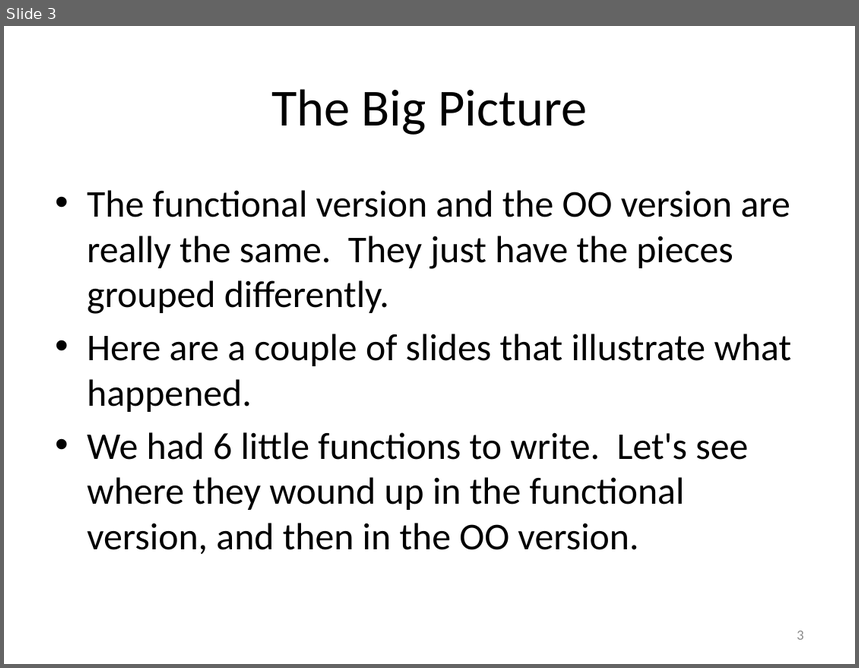
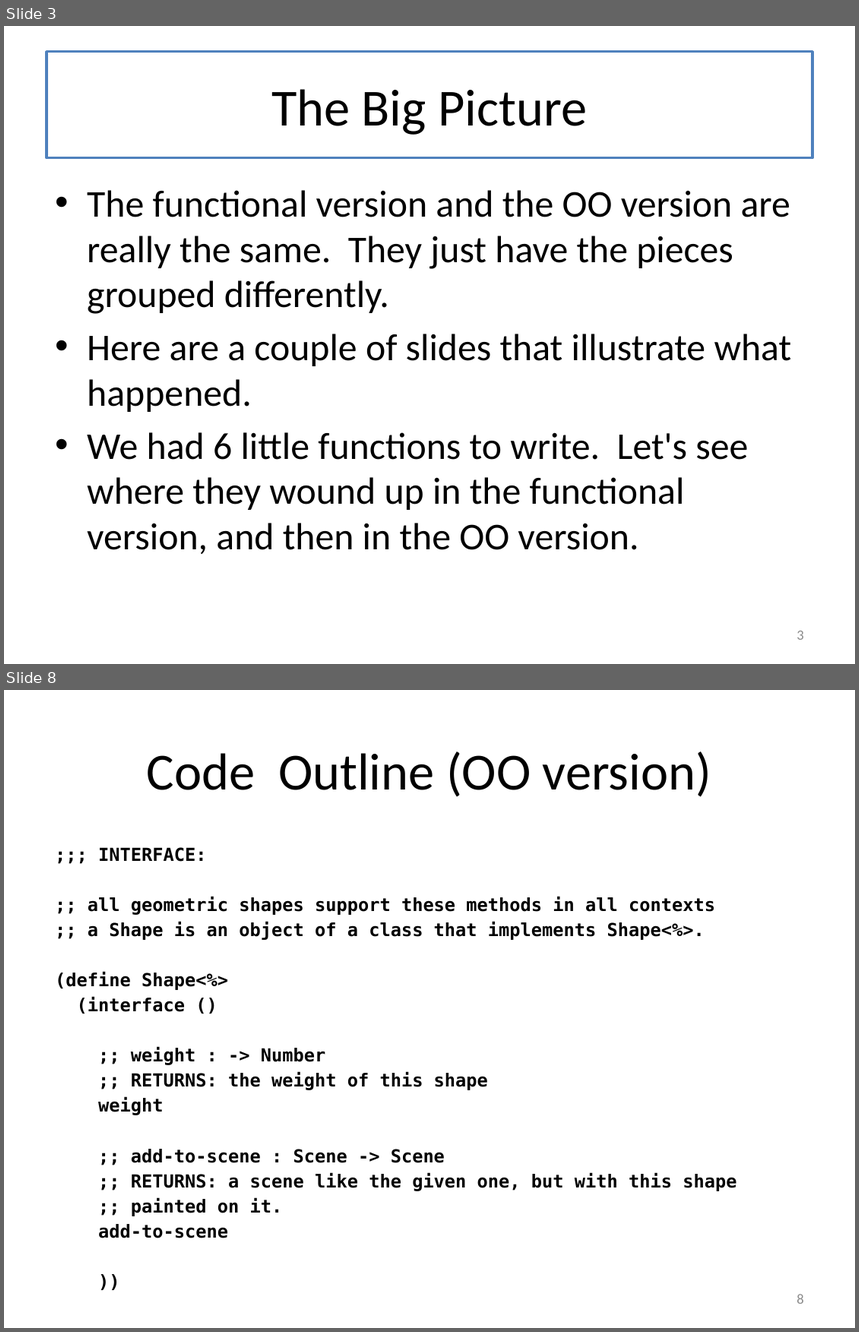
Before and after one commit to mwand/cs5010f16, a slide deck: Slides/Lesson 9.3 Functions vs Classes.pptx. Shown one above the other, each under a label of ours: slide 3 before the commit, slides 3 and 8 after it; the slides between them are not shown. The pictures are 859x668 and 859x1332 pixels, drawn with LibreOffice and Linux fonts; fonts in the diff are those of the drawing. Boxes give left, top, right and bottom in pixels: in the first picture for what was removed or moved away, otherwise in the second. Text is boxed around its words. In the diff, an @@ line names an element or a change of style, - is before the commit and + after.

```diff
--- a/Slides/Lesson 9.3 Functions vs Classes.pptx
+++ b/Slides/Lesson 9.3 Functions vs Classes.pptx
@@ slide 8 added at [4,690,855,1328], background #FFFFFF @@
@@ title added at [47,716,813,822], fill #FFFFFF, outline #4F81BD 2 pt, 44 pt, text #000000 @@
+Code Outline (OO version)
@@ text added at [55,847,737,1239], 15.2 pt, text #000000, bold @@
+;;; INTERFACE:
+;; all geometric shapes support these methods in all contexts
+;; a Shape is an object of a class that implements Shape<%>.
+(define Shape<%>
+(interface ()
+;; weight : -> Number
+;; RETURNS: the weight of this shape
+weight
+;; add-to-scene : Scene -> Scene
+;; RETURNS: a scene like the given one, but with this shape
+;; painted on it.
+add-to-scene
+))
@@ page number added at [797,1294,804,1304], 12 pt, text #8C8C8C @@
+8
@@ slide 3 changed as well @@
@@ title "The Big Picture": place and size @@
-title "The Big Picture" at [272,89,587,135]
+title "The Big Picture" at [47,52,813,158]
@@ title "The Big Picture" at [47,52,813,158]: fill none to #FFFFFF; outline none to #4F81BD 2.25 pt @@
```
Also in this commit, not shown: 11 other slides changed, 5 other slides added, 10 other files.
